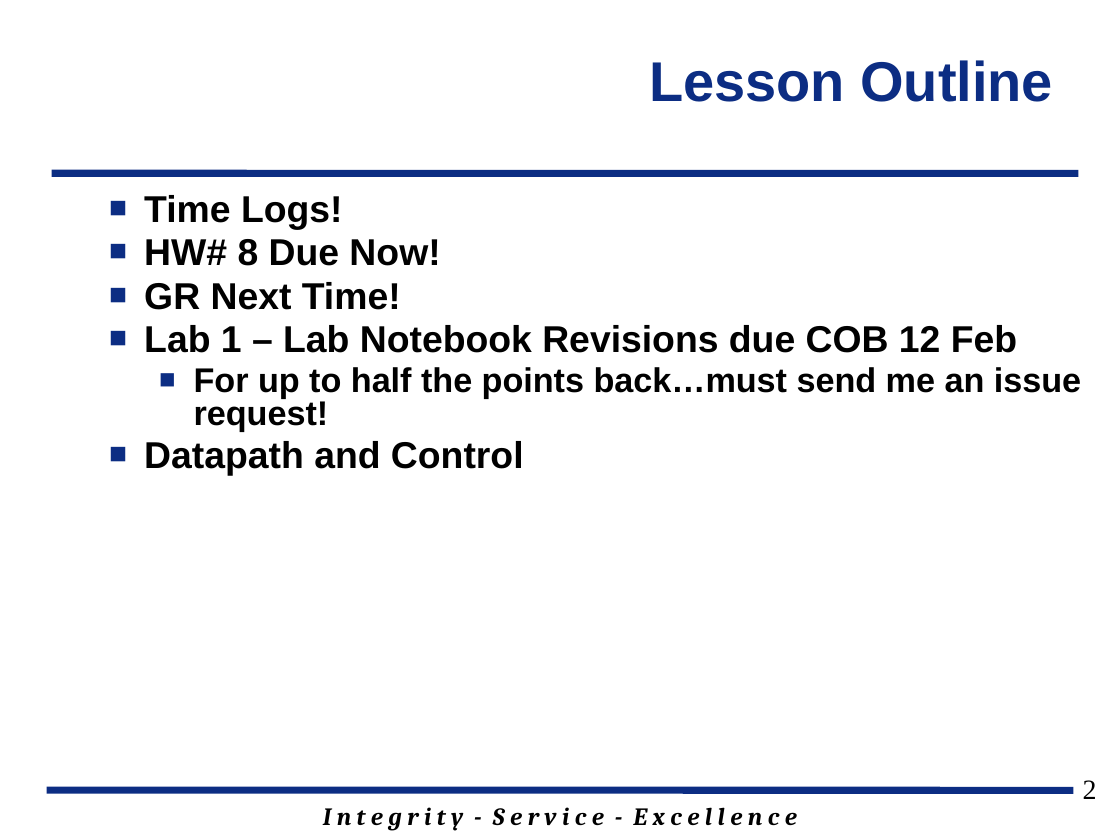
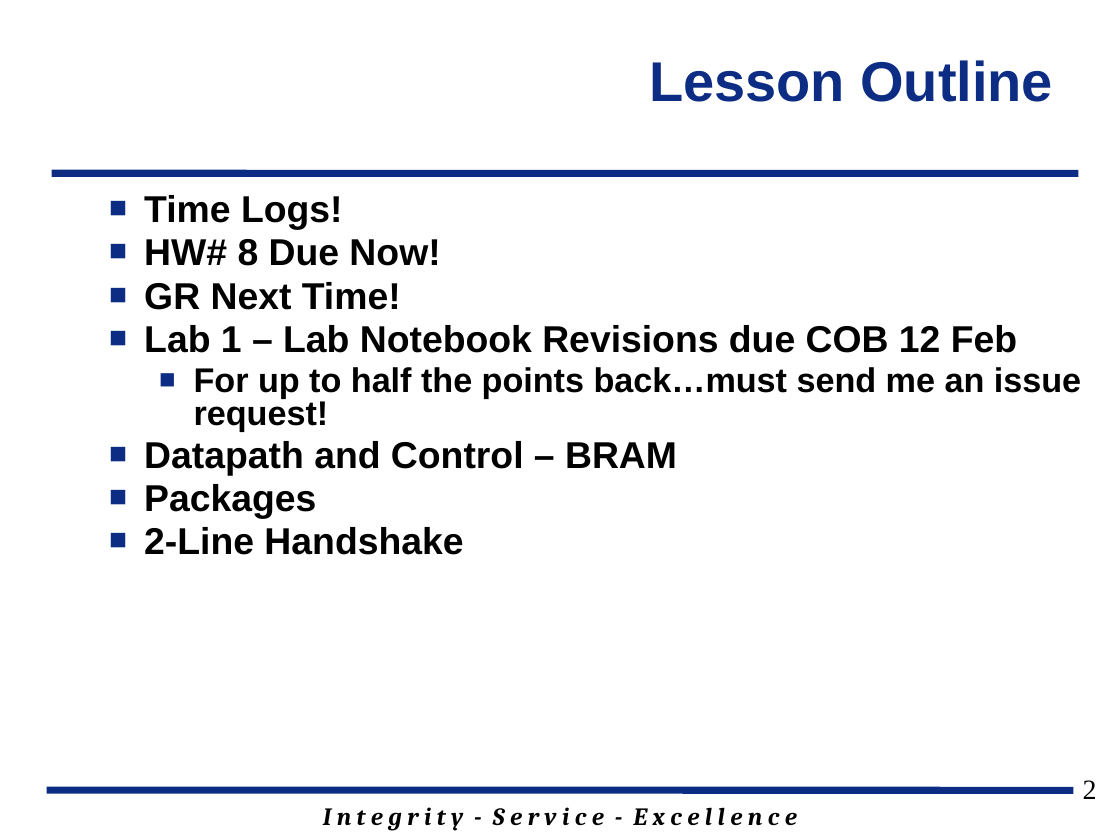
Before and after one commit to jfalkinburg/ECE383_web, a slide deck: slide 2 of lecture/slides/ECE_383_Lec12.pptx. Drawn at 1120x840 pixels with LibreOffice and Linux fonts; fonts in the diff are those of the drawing; background and template pictures are left out. Boxes give left, top, right and bottom in pixels: in the first picture for what was removed or moved away, otherwise in the second. Text is boxed around its words. In the diff, an @@ line names an element or a change of style, - is before the commit and + after.

```diff
--- a/lecture/slides/ECE_383_Lec12.pptx
+++ b/lecture/slides/ECE_383_Lec12.pptx
@@ text at [144,441,677,555]: text changed @@
-■ Datapath and Control
+■ Datapath and Control – BRAM
+■ Packages
+■ 2-Line Handshake
```
Also in this commit, not shown: 10 other slides changed, 1 slide added, 4 slides removed, 9 other files.
